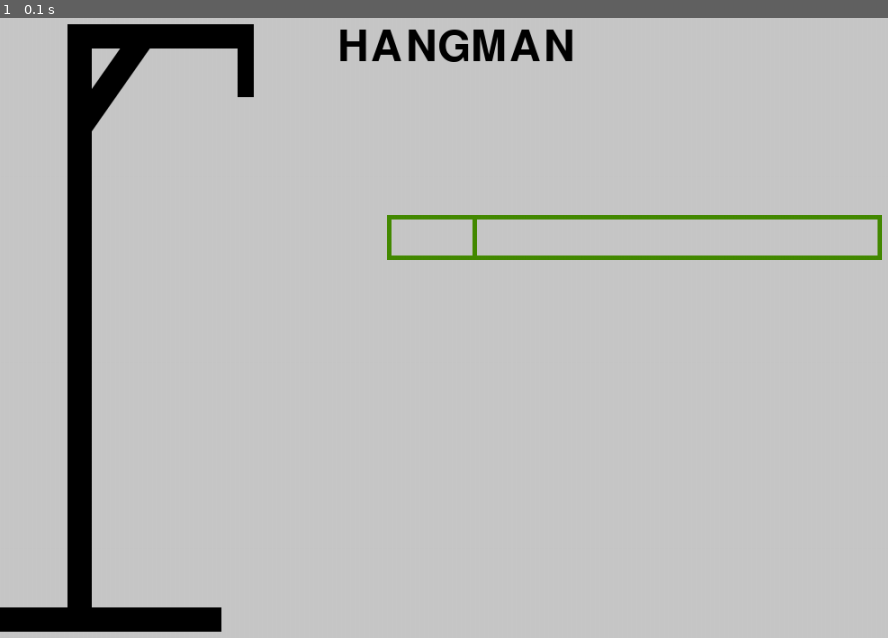
Above: before the commit, frame 1.
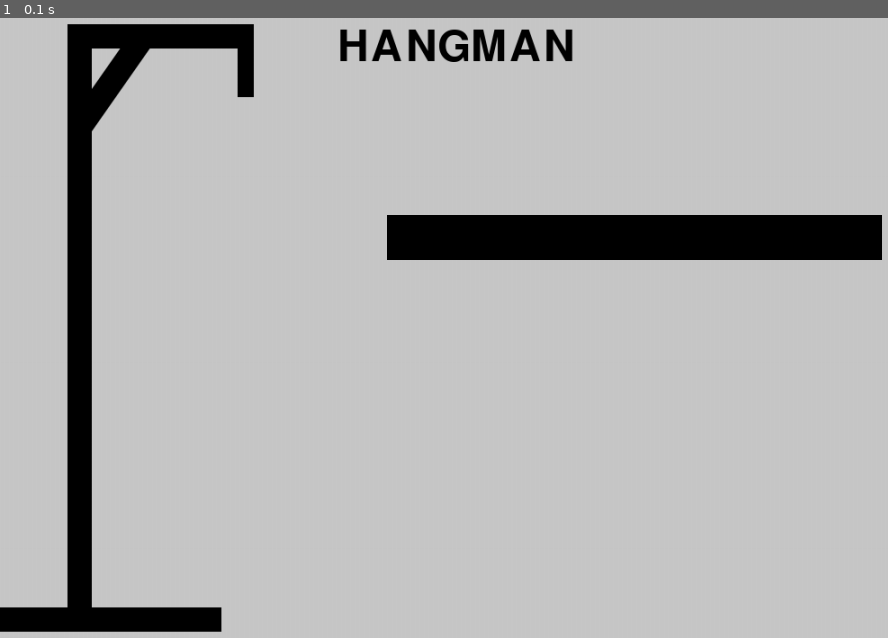
Above: after the commit, the same moment.

Repository: dorogit/pygame_collaboration
Game: pygame game, started from main.py
Two runs of this game, one before a commit and one after it. Both use one fixed random seed, a clock stepped at 60 frames per second and the inputs below.
Inputs:
- Up to frame 1 (0.1 s): no input

The runs differ from the first frame. In frame 1, 4.0% of the frame differs, in the area x 43-100%, y 31-40%.

Commit message:
Update main.py
update :  input box is now working

Diff:
--- a/main.py
+++ b/main.py
@@ -21,15 +21,17 @@
 img1 = font1.render('HANGMAN',True, (0,0,0))
 screen.blit(img1,(375,40))
 
+input_box = pygame.Rect(430,250,550,50)
+font = pygame.font.Font(None,32)
+input_text = ''
+ColorForActive = pygame.Color('lightskyblue3')
+ColorWhenNotClicked = (0,0,0)
+Color = ColorWhenNotClicked
+Active = False
+
 #defining a function for input box
 def input():
-  input_box = pygame.Rect(430,250,550,50)
-  font = pygame.font.Font(None,32)
-  input_text = ''
-  ColorForActive = pygame.Color('lightskyblue3')
-  ColorWhenNotClicked = pygame.Color('chartreuse4')
-  Color = ColorWhenNotClicked
-  Active = False
+  global input_box,font,input_text,ColorForActive,ColorWhenNotClicked,color,Active
 
   for event in pygame.event.get():
 
@@ -54,20 +56,18 @@
 
       Color = ColorWhenNotClicked
 
-    pygame.draw.rect(screen, Color, input_box, width=5)
-    text = font.render(input_text, True , (0,0,0))
+    pygame.draw.rect(screen, Color, input_box)
+    text = font.render(input_text, True , (200,200,200))
     screen.blit(text,(input_box.x+5, input_box.y+5))
 
     #to ensure text doesnt move out of the box
-    input_box.w = max(100, text.get_width()+10)
+    input_box.w = max(100,text.get_width()+10)
     pygame.display.update()
 run = True
 
 while run:
-  event = pygame.event.wait()
   pressed = pygame.key.get_pressed()
-  if pressed[pygame.K_ESCAPE] or event.type==pygame.QUIT:
+  if pressed[pygame.K_ESCAPE]:
     break
   input()
-  pygame.display.update()
-  Clock.tick(30)
+  Clock.tick(60)
